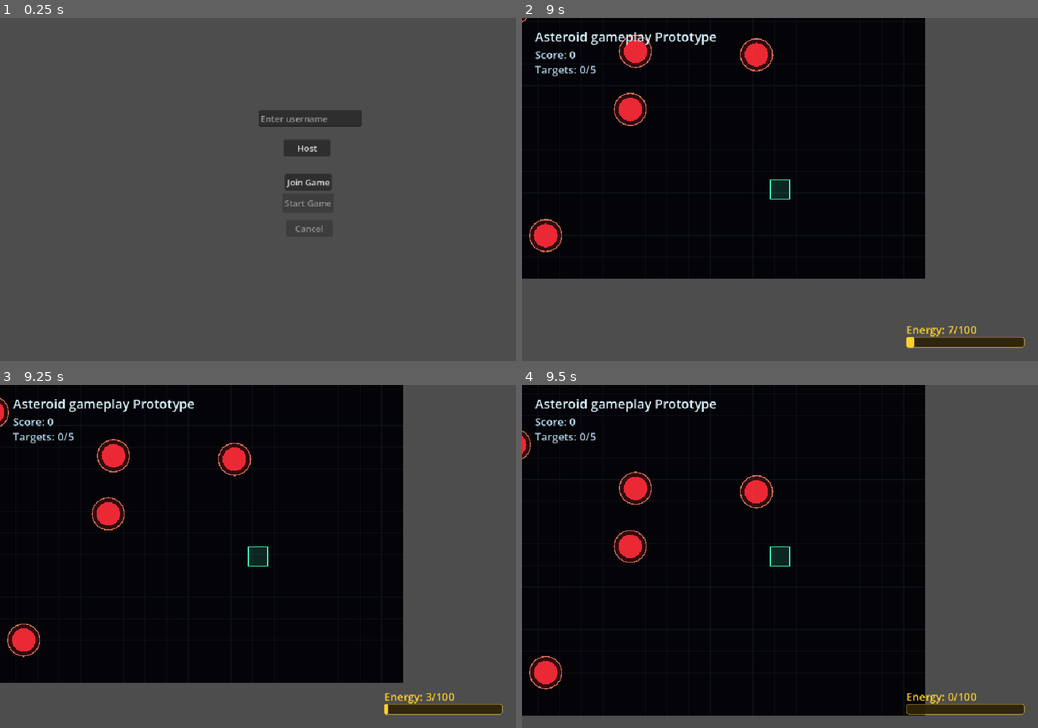
Above: before the commit, frames 1-4 (two rows, left to right).
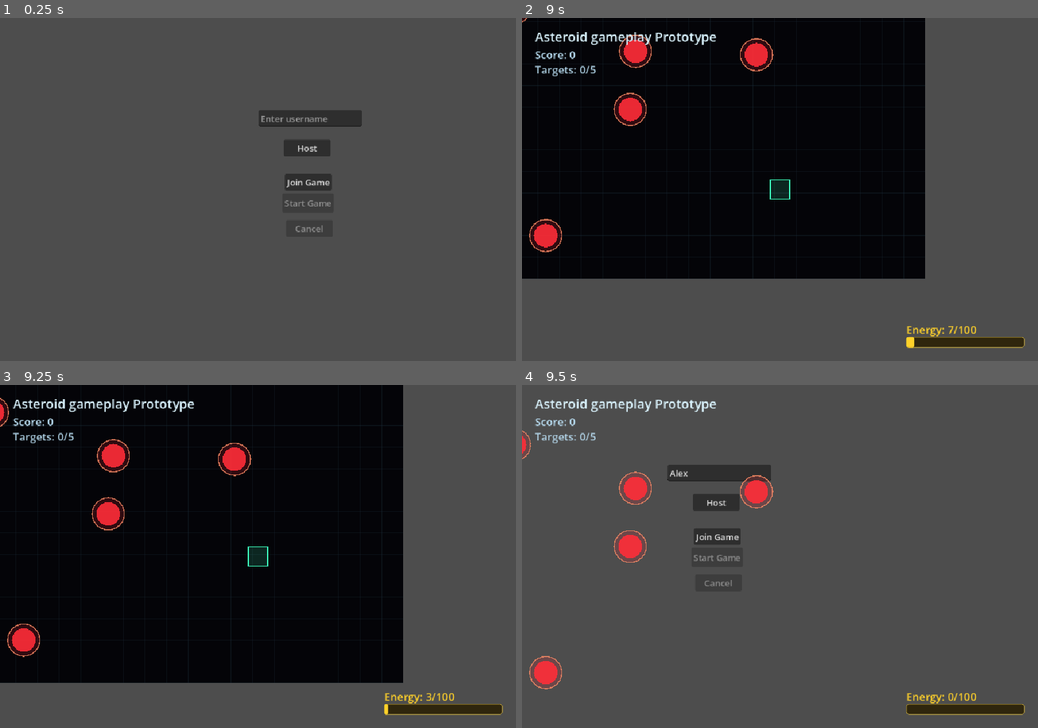
Above: after the commit, the same moments.

Repository: Spudoku/orbital-defense
Game: Godot game, scene res://scenes/control.tscn
Two runs of this game, one before a commit and one after it. Both use one fixed random seed, a clock stepped at 60 frames per second and the inputs below.
Inputs (mouse positions are in pixels of both pictures, inside the frame that each line leads up to):
- Up to frame 1 (0.25 s): no input
- Up to frame 2 (9 s): click (831, 117) at 0.52 s; type "Alex" at 0.6 s; click "Host" at 1.25 s; click "Start Game" at 2 s; tap Enter at 2.75 s; hold D 2.78-3.53 s; tap Space at 3.02, 3.77, 5.27, 6.02, 6.77, 8.27 s; hold Down 3.53-4.28 s; hold D 4.28-5.03 s; hold Up 5.03-5.78 s; hold A 5.78-7.28 s; hold Down 7.28-8.03 s; hold D 8.03-8.78 s; hold Up from 8.78 s (still down)
- Up to frame 3 (9.25 s): keep holding Up; tap Space at 9.02 s
- Up to frame 4 (9.5 s): keep holding Up

Frames 1-3 are identical in both runs. In frame 4, 74% of the frame differs, in the area x 0-79%, y 0-97%.

Commit message:
more race conditions

Diff:
--- a/scripts/keyboard_tracing_prototype.gd
+++ b/scripts/keyboard_tracing_prototype.gd
@@ -330,6 +330,8 @@
 #region rendering
 # rendering: handled by clients
 func _draw() -> void:
+	if game_state != GameState.Playing:
+		return
 	if _cursor == null:
 		return
 	draw_rect(Rect2(Vector2.ZERO, VIEW_SIZE), Color(0.015, 0.018, 0.032), true)
Not shown, changed: export/server/game_server.pck
